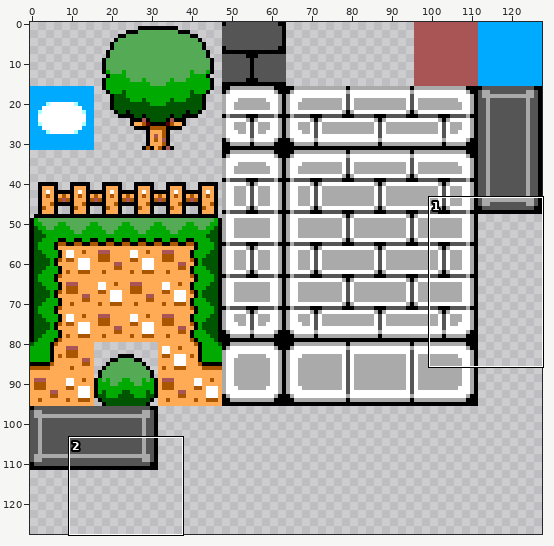
A sprite sheet gets an edit: assets/images/tile-environment.png. The picture above shows the old version from afar; the outline marks the close-up.
Close-up. First the earlier version:
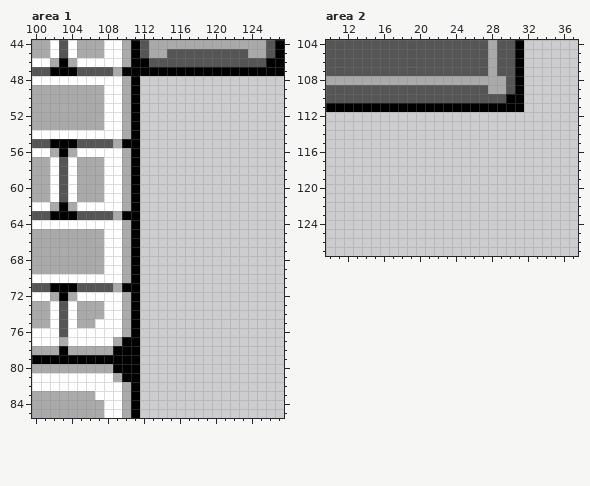
The file is 128x128 pixels. Shown: area 1: x 100..127, y 44..85; area 2: x 10..37, y 104..127.
After the commit:
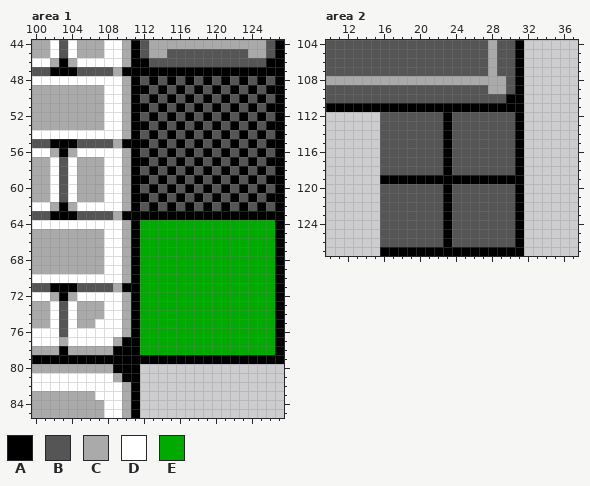
Palette (. is transparent): A #000000  B #555555  C #aaaaaa  D #ffffff  E #00aa00
The exact change:
--- area 1
@@ x 110..127 @@
 47 AAAAAAAAAAAAAAAAAA
-48 CA................
-49 CA................
-50 CA................
-51 CA................
-52 CA................
-53 CA................
-54 CA................
-55 AA................
-56 CA................
-57 CA................
-58 CA................
-59 CA................
-60 CA................
-61 CA................
-62 CA................
-63 AA................
-64 CA................
-65 CA................
-66 CA................
-67 CA................
-68 CA................
-69 CA................
-70 CA................
-71 AA................
-72 CA................
-73 CA................
-74 CA................
-75 CA................
-76 CA................
-77 AA................
-78 AA................
-79 AA................
+48 CABABABABABABABABA
+49 CAABABABABABABABAA
+50 CABABABABABABABABA
+51 CAABABABABABABABAA
+52 CABABABABABABABABA
+53 CAABABABABABABABAA
+54 CABABABABABABABABA
+55 AAABABABABABABABAA
+56 CABABABABABABABABA
+57 CAABABABABABABABAA
+58 CABABABABABABABABA
+59 CAABABABABABABABAA
+60 CABABABABABABABABA
+61 CAABABABABABABABAA
+62 CABABABABABABABABA
+63 AAAAAAAAAAAAAAAAAA
+64 CAEEEEEEEEEEEEEEEA
+65 CAEEEEEEEEEEEEEEEA
+66 CAEEEEEEEEEEEEEEEA
+67 CAEEEEEEEEEEEEEEEA
+68 CAEEEEEEEEEEEEEEEA
+69 CAEEEEEEEEEEEEEEEA
+70 CAEEEEEEEEEEEEEEEA
+71 AAEEEEEEEEEEEEEEEA
+72 CAEEEEEEEEEEEEEEEA
+73 CAEEEEEEEEEEEEEEEA
+74 CAEEEEEEEEEEEEEEEA
+75 CAEEEEEEEEEEEEEEEA
+76 CAEEEEEEEEEEEEEEEA
+77 AAEEEEEEEEEEEEEEEA
+78 AAEEEEEEEEEEEEEEEA
+79 AAAAAAAAAAAAAAAAAA
 80 AA................
--- area 2
@@ x 10..37 @@
 111 AAAAAAAAAAAAAAAAAAAAAA......
-112 ............................
-113 ............................
-114 ............................
-115 ............................
-116 ............................
-117 ............................
-118 ............................
-119 ............................
-120 ............................
-121 ............................
-122 ............................
-123 ............................
-124 ............................
-125 ............................
-126 ............................
-127 ............................
+112 ......BBBBBBBABBBBBBBA......
+113 ......BBBBBBBABBBBBBBA......
+114 ......BBBBBBBABBBBBBBA......
+115 ......BBBBBBBABBBBBBBA......
+116 ......BBBBBBBABBBBBBBA......
+117 ......BBBBBBBABBBBBBBA......
+118 ......BBBBBBBABBBBBBBA......
+119 ......AAAAAAAAAAAAAAAA......
+120 ......BBBBBBBABBBBBBBA......
+121 ......BBBBBBBABBBBBBBA......
+122 ......BBBBBBBABBBBBBBA......
+123 ......BBBBBBBABBBBBBBA......
+124 ......BBBBBBBABBBBBBBA......
+125 ......BBBBBBBABBBBBBBA......
+126 ......BBBBBBBABBBBBBBA......
+127 ......AAAAAAAAAAAAAAAA......
Changed places in both close-ups, as pixel boxes (x1, y1, x2, y2):
added: (140, 76, 284, 364)
added: (380, 112, 524, 256)
